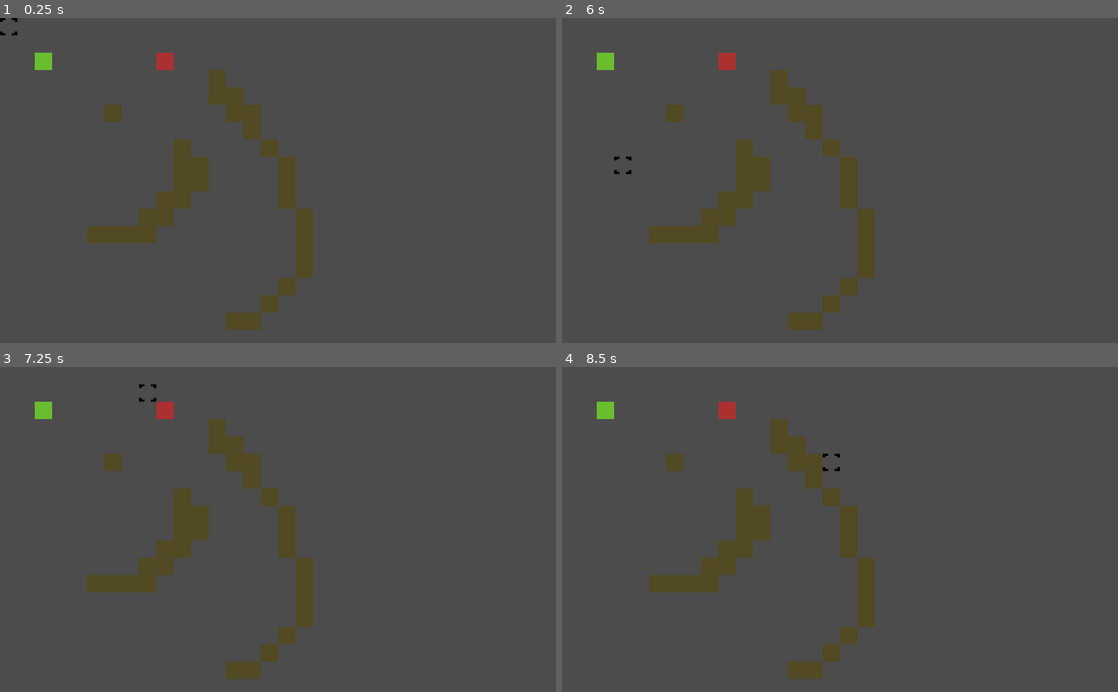
Above: before the commit, frames 1-4 (two rows, left to right).
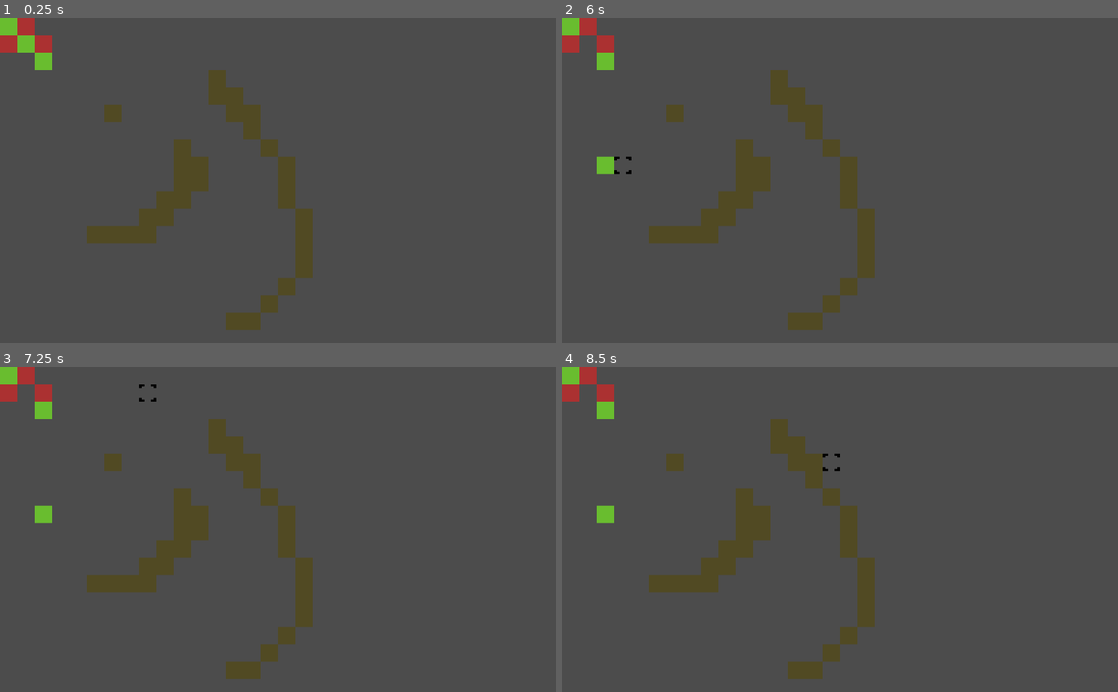
Above: after the commit, the same moments.

Repository: jaretscrews/RollingForTheWeekend
Game: Godot game, scene res://Game.tscn
The game is run twice, just before and just after one commit, with the same random seed, the same clock (stepped at 60 frames per second) and the same inputs.
Inputs:
- Up to frame 1 (0.25 s): no input
- Up to frame 2 (6 s): tap Enter at 0.5, 4.25 s; hold Right (ui_right) 0.53-1.28 s; tap Space (ui_select) at 0.6, 0.77, 1.07, 1.25, 1.35, 1.52, 1.82, 2.1, 2.85, 3.02, 3.32, 3.6, 3.77, 4.07, 4.35, 4.52, 4.82, 5, 5.1, 5.85 s; hold Down (ui_down) 1.28-2.03 s; hold Right (ui_right) 2.03-2.78 s; hold Up (ui_up) 2.78-3.53 s; hold Left (ui_left) 3.53-5.03 s; hold Down (ui_down) 5.03-5.78 s; hold Right (ui_right) from 5.78 s (still down)
- Up to frame 3 (7.25 s): tap Space (ui_select) at 6.02, 6.32, 6.6, 6.77, 7.07 s; tap Enter at 6.5 s; release Right (ui_right) at 6.53 s; hold Up (ui_up) from 6.53 s (still down)
- Up to frame 4 (8.5 s): release Up (ui_up) at 7.28 s; hold Right (ui_right) 7.28-8.03 s; tap Space (ui_select) at 7.35, 7.52, 7.82, 8, 8.1 s; hold Down (ui_down) from 8.03 s (still down)

The runs differ from the first frame. In frame 1, 1.0% of the frame differs, in the area x 0-32%, y 0-17%; in frame 2, 1.0%, in the area x 0-32%, y 0-49%; in frame 3, 1.0%; in frame 4, 1.0%.

Commit message:
setting which pawns the player can move

Diff:
--- a/Game.tscn
+++ b/Game.tscn
@@ -1,9 +1,13 @@
-[gd_scene load_steps=5 format=2]
+[gd_scene load_steps=9 format=2]
 
 [ext_resource path="res://tilesets/test_tileset.tres" type="TileSet" id=1]
 [ext_resource path="res://scripts/grid.gd" type="Script" id=2]
 [ext_resource path="res://scripts/cursor.gd" type="Script" id=3]
 [ext_resource path="res://sprites/cursor.png" type="Texture" id=4]
+[ext_resource path="res://scripts/pawn_manager.gd" type="Script" id=5]
+[ext_resource path="res://scripts/pawn.gd" type="Script" id=6]
+[ext_resource path="res://sprites/friendly.png" type="Texture" id=7]
+[ext_resource path="res://sprites/enemy.png" type="Texture" id=8]
 
 [node name="Node2D" type="Node2D"]
 
@@ -14,9 +18,66 @@
 tile_data = PoolIntArray( 131074, 2, 0, 131081, 1, 0, 196620, 3, 0, 262156, 3, 0, 262157, 3, 0, 327686, 3, 0, 327693, 3 …(386 unchanged characters)…
 script = ExtResource( 2 )
 
-[node name="Node2D" type="Node2D" parent="."]
+[node name="Cursor" type="Node2D" parent="TileMap"]
 position = Vector2( 16, 16 )
 script = ExtResource( 3 )
 
-[node name="cursor" type="Sprite" parent="Node2D"]
+[node name="cursor" type="Sprite" parent="TileMap/Cursor"]
 texture = ExtResource( 4 )
+
+[node name="Friendly Units" type="Node" parent="TileMap"]
+script = ExtResource( 5 )
+
+[node name="Unit 3" type="Node2D" parent="TileMap/Friendly Units"]
+position = Vector2( 16, 16 )
+script = ExtResource( 6 )
+unit_name = "Friendly Unit 1"
+
+[node name="friendly" type="Sprite" parent="TileMap/Friendly Units/Unit 3"]
+texture = ExtResource( 7 )
+
+[node name="Unit 4" type="Node2D" parent="TileMap/Friendly Units"]
+position = Vector2( 48, 48 )
+script = ExtResource( 6 )
+unit_name = "Friendly Unit 2"
+
+[node name="friendly" type="Sprite" parent="TileMap/Friendly Units/Unit 4"]
+texture = ExtResource( 7 )
+
+[node name="Unit 5" type="Node2D" parent="TileMap/Friendly Units"]
+position = Vector2( 80, 80 )
+script = ExtResource( 6 )
+unit_name = "Friendly Unit 3"
+
+[node name="friendly" type="Sprite" parent="TileMap/Friendly Units/Unit 5"]
+texture = ExtResource( 7 )
+
+[node name="Enemy Units" type="Node" parent="TileMap"]
+script = ExtResource( 5 )
+
+[node name="Enemy 1" type="Node2D" parent="TileMap/Enemy Units"]
+position = Vector2( 48, 16 )
+script = ExtResource( 6 )
+unit_name = "Enemy Unit 1"
+controllable = false
+
+[node name="enemy" type="Sprite" parent="TileMap/Enemy Units/Enemy 1"]
+texture = ExtResource( 8 )
+
+[node name="Enemy 2" type="Node2D" parent="TileMap/Enemy Units"]
+position = Vector2( 16, 48 )
+script = ExtResource( 6 )
+unit_name = "Enemy Unit 2"
+controllable = false
+
+[node name="enemy" type="Sprite" parent="TileMap/Enemy Units/Enemy 2"]
+texture = ExtResource( 8 )
+
+[node name="Enemy 3" type="Node2D" parent="TileMap/Enemy Units"]
+position = Vector2( 80, 48 )
+script = ExtResource( 6 )
+unit_name = "Enemy Unit 3"
+controllable = false
+
+[node name="enemy" type="Sprite" parent="TileMap/Enemy Units/Enemy 3"]
+texture = ExtResource( 8 )
--- a/scripts/cursor.gd
+++ b/scripts/cursor.gd
@@ -1,11 +1,13 @@
 extends Node2D
 
-onready var tile_map = get_parent().get_node("TileMap")
+onready var tile_map = get_parent()
 
 const SIZE_OF_CELL = 32
 const MOVEMENT_COOLDOWN = 0.1
 
 var remaing_movement_cooldown = 0
+
+var selected_pawn = null
 
 # Called when the node enters the scene tree for the first time.
 func _ready():
@@ -15,8 +17,17 @@
 	remaing_movement_cooldown = clamp(remaing_movement_cooldown - delta, 0, MOVEMENT_COOLDOWN)
 
 	if Input.is_action_just_pressed("ui_select"):
-		var selected_tile = tile_map.get_tile(position)
-		print(selected_tile)
+		if selected_pawn:
+			selected_pawn.position = position
+			selected_pawn = null
+			return
+		else:
+			var temp_pawn = tile_map.get_tile(position)
+			if temp_pawn:
+				if temp_pawn.is_controllable():
+					selected_pawn = temp_pawn
+				else:
+					print(temp_pawn)
 
 	var input_direction = get_input_direction()
 	if input_direction:
--- a/scripts/grid.gd
+++ b/scripts/grid.gd
@@ -1,4 +1,7 @@
 extends TileMap
+
+onready var friendly_units = get_node("Friendly Units")
+onready var enemy_untis = get_node("Enemy Units")
 
 # Called when the node enters the scene tree for the first time.
 func _ready():
@@ -7,4 +10,13 @@
 func get_tile(tile_world_position):
 	var tile_local_position = world_to_map(tile_world_position)
 	var tile = get_cellv(tile_local_position)
-	return tile
+
+	var friendly = friendly_units.get_pawn(tile_world_position)
+	if friendly:
+		return friendly
+
+	var enemy = enemy_untis.get_pawn(tile_world_position)
+	if enemy:
+		return enemy
+
+	return null
--- /dev/null
+++ b/scripts/pawn.gd
@@ -0,0 +1,22 @@
+extends Node2D
+
+export(String) var unit_name = "Pawn"
+export(bool) var controllable = true
+
+# Declare member variables here. Examples:
+# var a = 2
+# var b = "text"
+
+# Called when the node enters the scene tree for the first time.
+func _ready():
+	pass # Replace with function body.
+
+# Called every frame. 'delta' is the elapsed time since the previous frame.
+#func _process(delta):
+#	pass
+
+func is_controllable():
+	return controllable
+
+func get_class():
+	return unit_name
--- /dev/null
+++ b/scripts/pawn_manager.gd
@@ -0,0 +1,15 @@
+extends Node
+
+var units = []
+
+# Called when the node enters the scene tree for the first time.
+func _ready():
+	for child in get_children():
+		units.append(child)
+		print(child)
+	pass # Replace with function body.
+
+func get_pawn(position):
+	for pawn in units:
+		if pawn.position == position:
+			return pawn
--- a/tilesets/test_tileset.tres
+++ b/tilesets/test_tileset.tres
@@ -1,32 +1,10 @@
-[gd_resource type="TileSet" load_steps=4 format=2]
+[gd_resource type="TileSet" load_steps=2 format=2]
 
-[ext_resource path="res://sprites/enemy.png" type="Texture" id=1]
-[ext_resource path="res://sprites/friendly.png" type="Texture" id=2]
-[ext_resource path="res://sprites/obstacle.png" type="Texture" id=3]
+[ext_resource path="res://sprites/obstacle.png" type="Texture" id=1]
 
 [resource]
-1/name = "enemy.png 1"
-1/texture = ExtResource( 1 )
-1/tex_offset = Vector2( 0, 0 )
-1/modulate = Color( 1, 1, 1, 1 )
-1/region = Rect2( 0, 0, 32, 32 )
-1/tile_mode = 0
-1/occluder_offset = Vector2( 0, 0 )
-1/navigation_offset = Vector2( 0, 0 )
-1/shapes = [  ]
-1/z_index = 0
-2/name = "friendly.png 2"
-2/texture = ExtResource( 2 )
-2/tex_offset = Vector2( 0, 0 )
-2/modulate = Color( 1, 1, 1, 1 )
-2/region = Rect2( 0, 0, 32, 32 )
-2/tile_mode = 0
-2/occluder_offset = Vector2( 0, 0 )
-2/navigation_offset = Vector2( 0, 0 )
-2/shapes = [  ]
-2/z_index = 0
 3/name = "obstacle.png 3"
-3/texture = ExtResource( 3 )
+3/texture = ExtResource( 1 )
 3/tex_offset = Vector2( 0, 0 )
 3/modulate = Color( 1, 1, 1, 1 )
 3/region = Rect2( 0, 0, 32, 32 )
